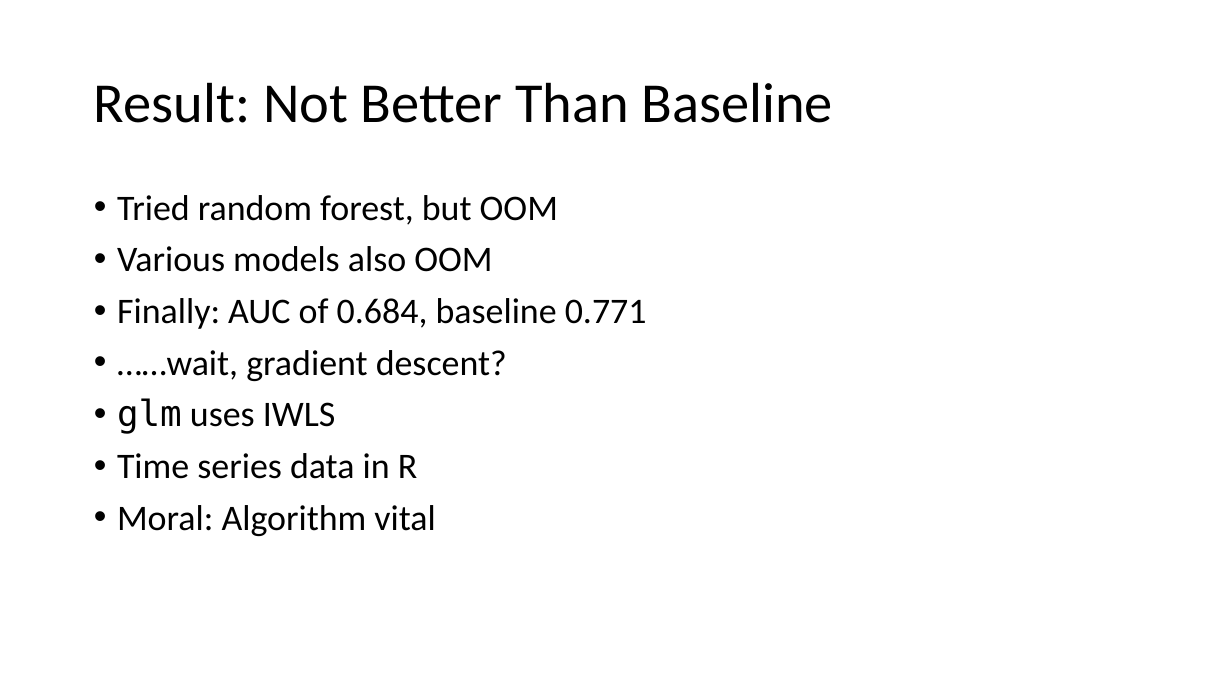
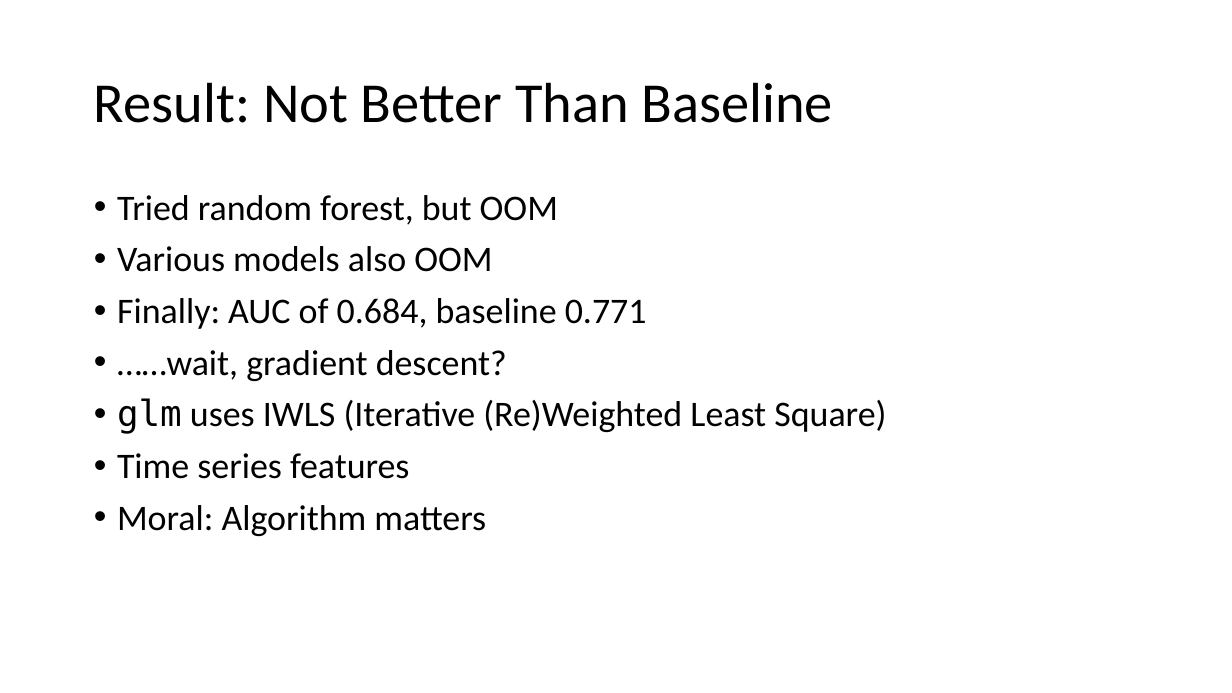
Before and after one commit to 1071-DataScience/finalproject-itsnotponpon, a slide deck: slide 8 of docs/MSLA.pptx. Drawn at 1232x693 pixels with LibreOffice and Linux fonts; fonts in the diff are those of the drawing. Boxes give left, top, right and bottom in pixels: in the first picture for what was removed or moved away, otherwise in the second. Text is boxed around its words. In the diff, an @@ line names an element or a change of style, - is before the commit and + after.

```diff
--- a/docs/MSLA.pptx
+++ b/docs/MSLA.pptx
@@ text at <box>117,398,886,536</box>: text changed @@
-• glm uses IWLS
-• Time series data in R
-• Moral: Algorithm vital
+• glm uses IWLS (Iterative (Re)Weighted Least Square)
+• Time series features
+• Moral: Algorithm matters
```
Also in this commit, not shown: 3 other slides changed.
